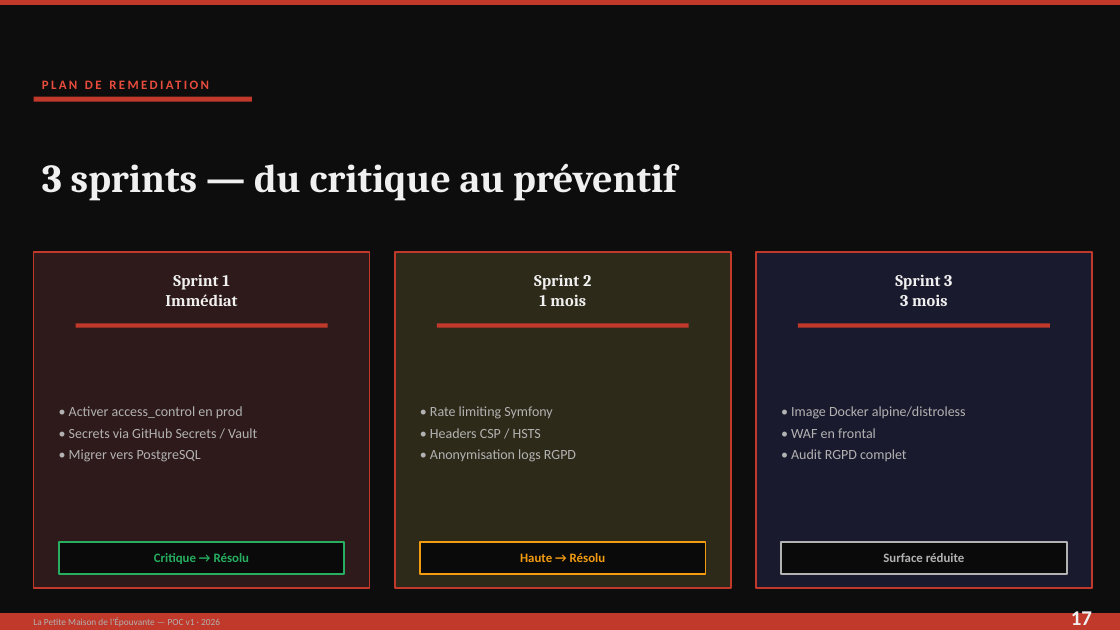
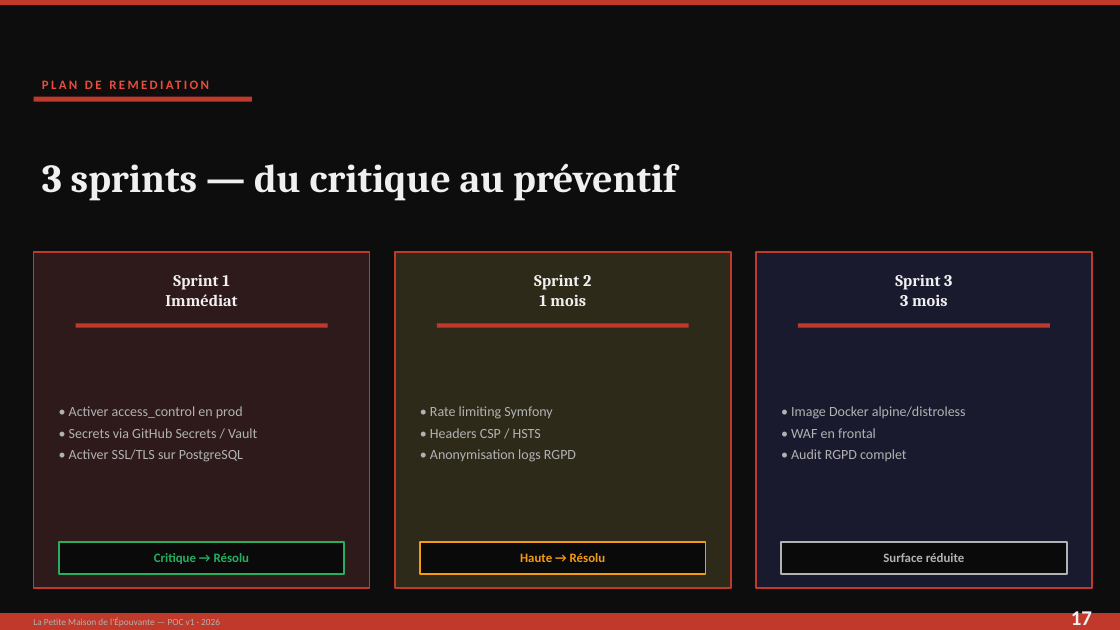
Before and after one commit to Brok3nWings/lpmde, a slide deck: slide 17 of presentation-LPMDE.pptx. Drawn at 1120x630 pixels with LibreOffice and Linux fonts; fonts in the diff are those of the drawing. Boxes give left, top, right and bottom in pixels: in the first picture for what was removed or moved away, otherwise in the second. Text is boxed around its words. In the diff, an @@ line names an element or a change of style, - is before the commit and + after.

```diff
--- a/presentation-LPMDE.pptx
+++ b/presentation-LPMDE.pptx
@@ text at (x1=69, y1=449, x2=243, y2=462): text changed @@
-• Migrer vers PostgreSQL
+• Activer SSL/TLS sur PostgreSQL
```
Also in this commit, not shown: 9 other slides changed, 1 slide added, 1 slide removed, 2 other files.
